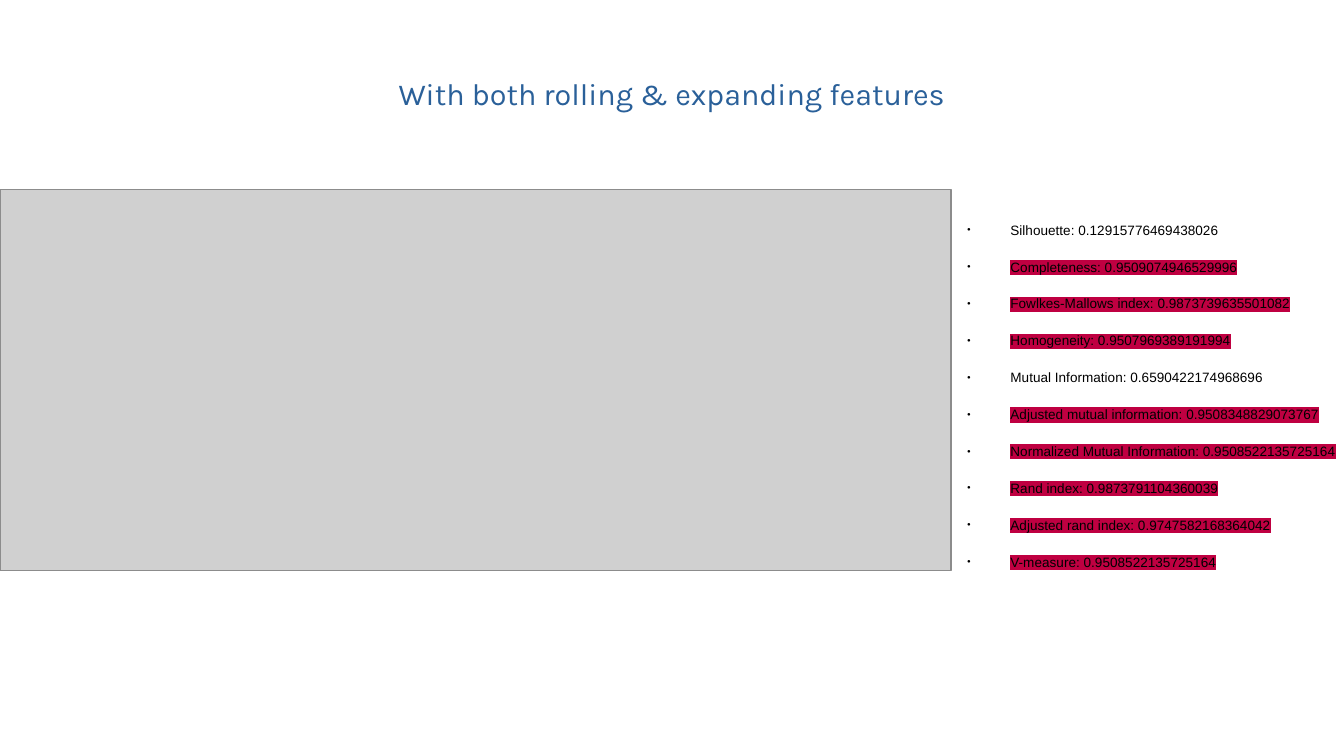
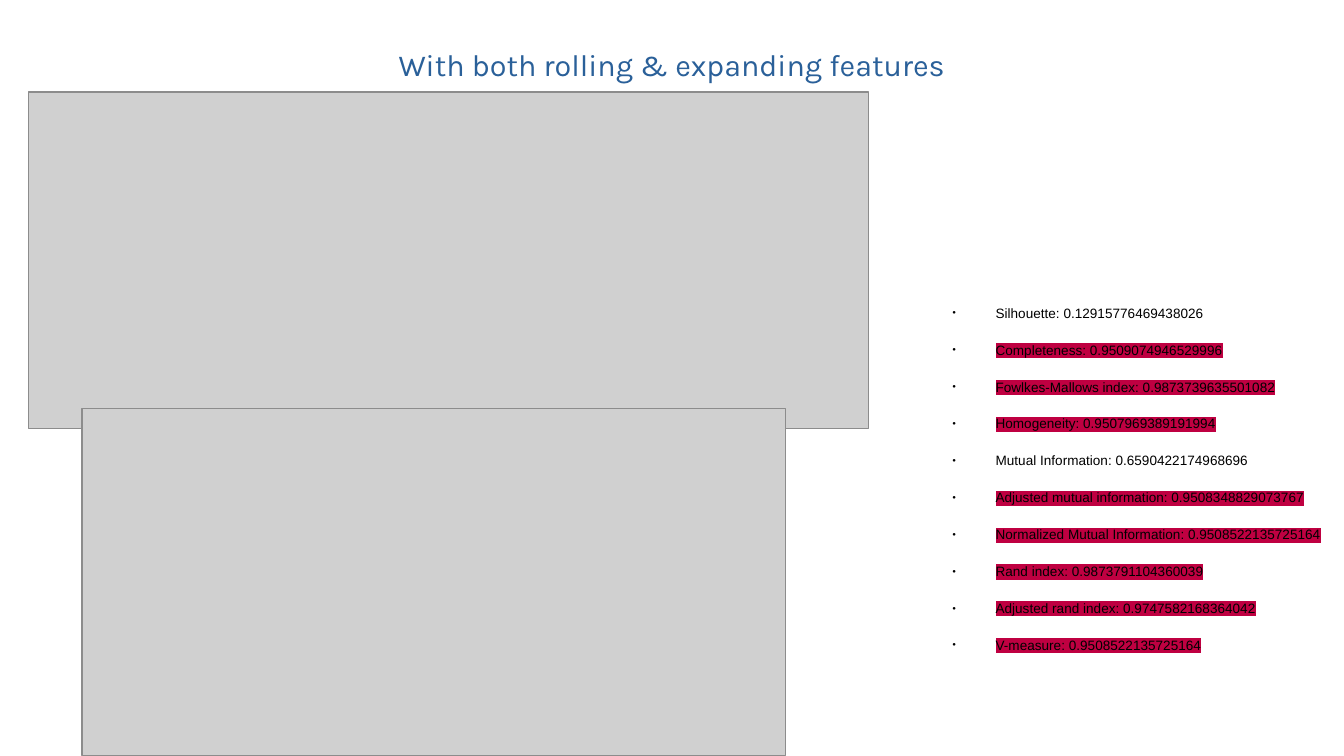
Before and after one commit to kir0ul/BayesClustering, a slide deck: slide 5 of docs/features_comparison.odp. Drawn at 1344x756 pixels with LibreOffice and Linux fonts; fonts in the diff are those of the drawing; grey boxes stand for pictures. Boxes give left, top, right and bottom in pixels: in the first picture for what was removed or moved away, otherwise in the second. Text is boxed around its words. In the diff, an @@ line names an element or a change of style, - is before the commit and + after.

```diff
--- a/docs/features_comparison.odp
+++ b/docs/features_comparison.odp
@@ title "With both rolling & expanding ...": place and size @@
-title "With both rolling & expanding ..." at [399, 84, 944, 113]
+title "With both rolling & expanding ..." at [399, 55, 944, 84]
@@ picture: place and size @@
-picture at [0, 190, 951, 571]
+picture at [29, 91, 870, 428]
@@ text "Silhouette: 0.12915776469438026": place and size @@
-text "Silhouette: 0.12915776469438026" at [1010, 225, 1335, 533]
+text "Silhouette: 0.12915776469438026" at [996, 308, 1320, 616]
@@ picture added at [82, 409, 785, 756] @@
```
Also in this commit, not shown: 1 slide removed, 1 other file.
